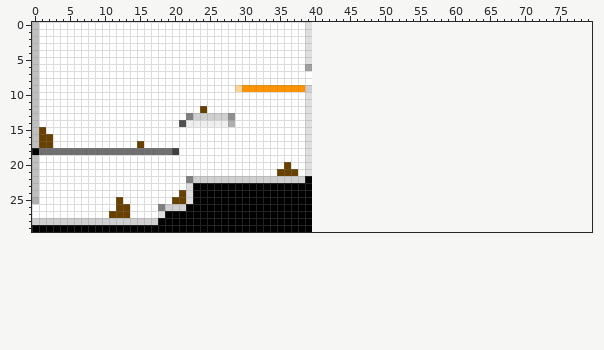
A sprite sheet gets an edit: source/level_data/layouts/level1.png. The picture above was drawn from the file before the commit.
The file is 40x30 pixels. The old version is drawn lined up with the new one, on the new canvas.
Once edited:
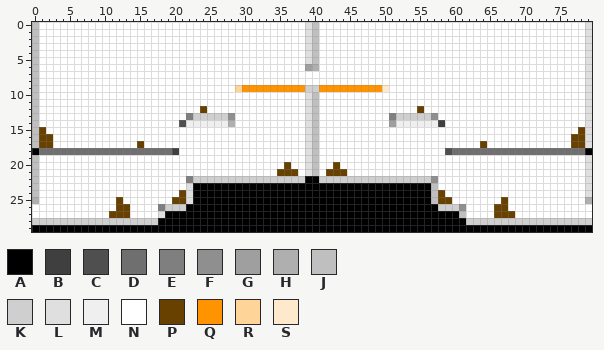
Palette (. is transparent): A #000000  B #3f3f3f  C #4f4f4f  D #6f6f6f  E #7f7f7f  F #8f8f8f  G #9f9f9f  H #afafaf  J #bfbfbf  K #cfcfcf  L #dfdfdf  M #efefef  N #ffffff  P #684000  Q #ff9400  R #ffd499  S #ffe9cc
Change:
{"change": "canvas 40x30 -> 80x30"}
{"y":0,"x":40,"old":"........................................","new":"JNNNNNNNNNNNNNNNNNNNNNNNNNNNNNNNNNNNNNNL"}
{"y":1,"x":40,"old":"........................................","new":"JNNNNNNNNNNNNNNNNNNNNNNNNNNNNNNNNNNNNNNL"}
{"y":2,"x":40,"old":"........................................","new":"JNNNNNNNNNNNNNNNNNNNNNNNNNNNNNNNNNNNNNNL"}
{"y":3,"x":40,"old":"........................................","new":"JNNNNNNNNNNNNNNNNNNNNNNNNNNNNNNNNNNNNNNL"}
{"y":4,"x":40,"old":"........................................","new":"JNNNNNNNNNNNNNNNNNNNNNNNNNNNNNNNNNNNNNNL"}
{"y":5,"x":40,"old":"........................................","new":"JNNNNNNNNNNNNNNNNNNNNNNNNNNNNNNNNNNNNNNL"}
{"y":6,"x":40,"old":"........................................","new":"HNNNNNNNNNNNNNNNNNNNNNNNNNNNNNNNNNNNNNNL"}
{"y":7,"x":40,"old":"........................................","new":"NNNNNNNNNNNNNNNNNNNNNNNNNNNNNNNNNNNNNNNL"}
{"y":8,"x":40,"old":"........................................","new":"NNNNNNNNNNNNNNNNNNNNNNNNNNNNNNNNNNNNNNNL"}
{"y":9,"x":40,"old":"........................................","new":"KQQQQQQQQQSNNNNNNNNNNNNNNNNNNNNNNNNNNNNL"}
{"y":10,"x":40,"old":"........................................","new":"JNNNNNNNNNNNNNNNNNNNNNNNNNNNNNNNNNNNNNNL"}
{"y":11,"x":40,"old":"........................................","new":"JNNNNNNNNNNNNNNNNNNNNNNNNNNNNNNNNNNNNNNL"}
{"y":12,"x":40,"old":"........................................","new":"JNNNNNNNNNNNNNNPNNNNNNNNNNNNNNNNNNNNNNNL"}
{"y":13,"x":40,"old":"........................................","new":"JNNNNNNNNNNEKKKKKFNNNNNNNNNNNNNNNNNNNNNL"}
{"y":14,"x":40,"old":"........................................","new":"JNNNNNNNNNNGMMMMMMBNNNNNNNNNNNNNNNNNNNNL"}
{"y":15,"x":40,"old":"........................................","new":"JNNNNNNNNNNNNNNNNNNNNNNNNNNNNNNNNNNNNNPL"}
{"y":16,"x":40,"old":"........................................","new":"JNNNNNNNNNNNNNNNNNNNNNNNNNNNNNNNNNNNNPPL"}
{"y":17,"x":40,"old":"........................................","new":"JNNNNNNNNNNNNNNNNNNNNNNNPNNNNNNNNNNNNPPL"}
{"y":18,"x":40,"old":"........................................","new":"JNNNNNNNNNNNNNNNNNNCDDDDDDDDDDDDDDDDDDDA"}
{"y":19,"x":40,"old":"........................................","new":"JNNNNNNNNNNNNNNNNNNNNNNNNNNNNNNNNNNNNNNL"}
{"y":20,"x":40,"old":"........................................","new":"JNNPNNNNNNNNNNNNNNNNNNNNNNNNNNNNNNNNNNNL"}
{"y":21,"x":40,"old":"........................................","new":"JNPPPNNNNNNNNNNNNNNNNNNNNNNNNNNNNNNNNNNL"}
{"y":22,"x":40,"old":"........................................","new":"AKKKKKKKKKKKKKKKKFNNNNNNNNNNNNNNNNNNNNNL"}
{"y":23,"x":40,"old":"........................................","new":"AAAAAAAAAAAAAAAAAJNNNNNNNNNNNNNNNNNNNNNL"}
{"y":24,"x":40,"old":"........................................","new":"AAAAAAAAAAAAAAAAAJPNNNNNNNNNNNNNNNNNNNNL"}
{"y":25,"x":40,"old":"........................................","new":"AAAAAAAAAAAAAAAAAJPPNNNNNNNPNNNNNNNNNNNH"}
{"y":26,"x":40,"old":"........................................","new":"AAAAAAAAAAAAAAAAAAKKKFNNNNPPNNNNNNNNNNNN"}
{"y":27,"x":40,"old":"........................................","new":"AAAAAAAAAAAAAAAAAAAAAJNNNNPPPNNNNNNNNNNN"}
{"y":28,"x":40,"old":"........................................","new":"AAAAAAAAAAAAAAAAAAAAAAKKKKKKKKKKKKKKKKKK"}
{"y":29,"x":40,"old":"........................................","new":"AAAAAAAAAAAAAAAAAAAAAAAAAAAAAAAAAAAAAAAA"}
{"label":"added","picture_box":[312,22,592,232]}
